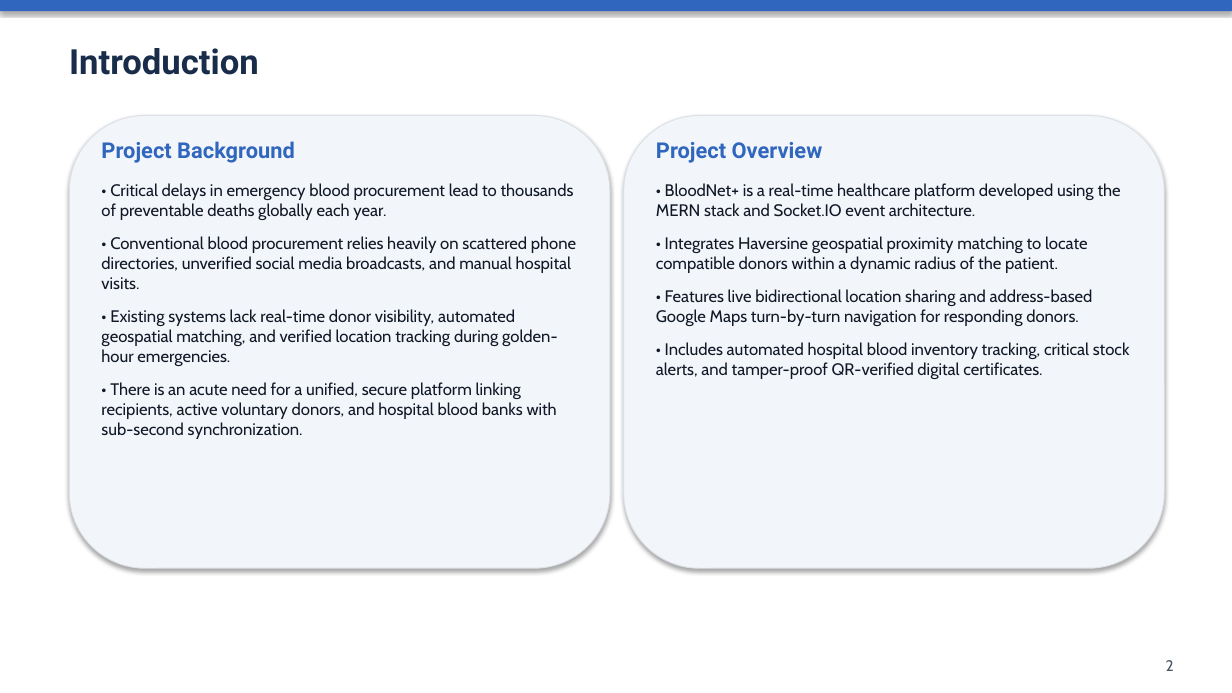
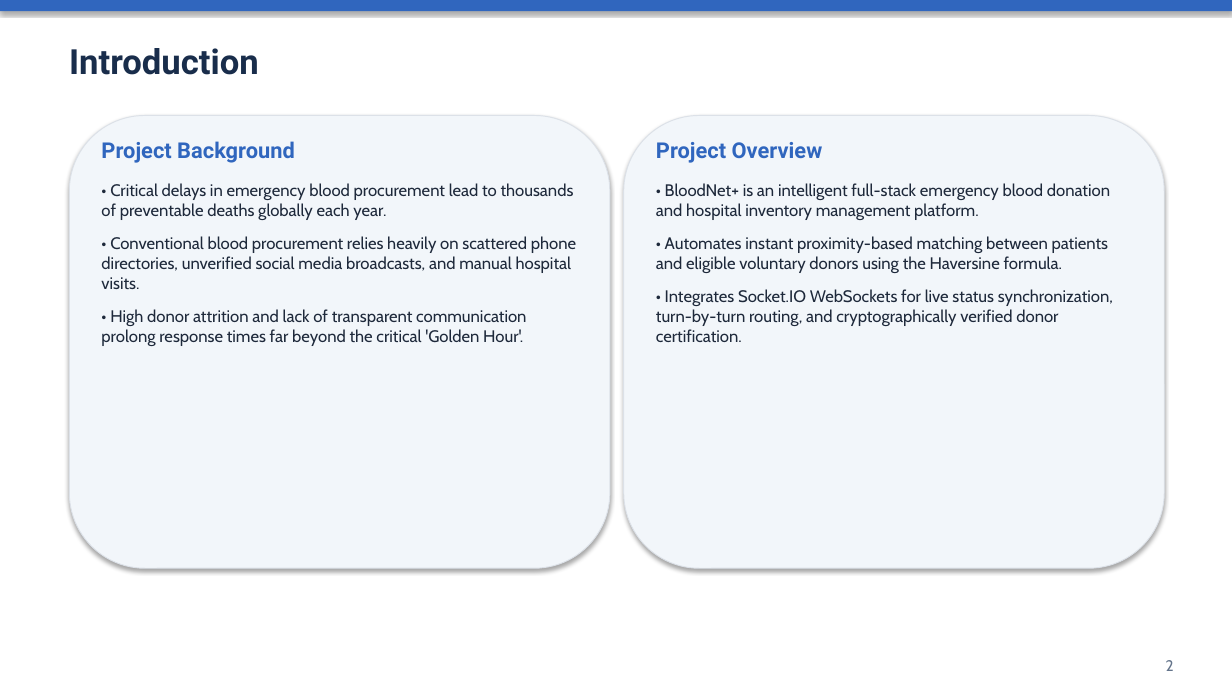
Before and after one commit to rohitmanu-design/BloodNet, a slide deck: slide 2 of BLOODNET_PROJECT_PRESENTATION.pptx. Drawn at 1232x693 pixels with LibreOffice and Linux fonts; fonts in the diff are those of the drawing. Boxes give left, top, right and bottom in pixels: in the first picture for what was removed or moved away, otherwise in the second. Text is boxed around its words. In the diff, an @@ line names an element or a change of style, - is before the commit and + after.

Commit message:
docs: adjust presentation to exactly 12 slides matching reference template and remove previous screenshots

```diff
--- a/BLOODNET_PROJECT_PRESENTATION.pptx
+++ b/BLOODNET_PROJECT_PRESENTATION.pptx
@@ text at [101,183,576,289]: text colour #111827 to #1E293B in "• Critical delays in emergency blood procurement ...", "• Conventional blood procurement relies heavily on ..." @@
@@ text at [656,183,1113,342]: text changed; text colour #111827 to #1E293B @@
-• BloodNet+ is a real-time healthcare platform developed using the MERN stack and Socket.IO event architecture.
-• Integrates Haversine geospatial proximity matching to locate compatible donors within a dynamic radius of the patient.
-• Features live bidirectional location sharing and address-based Google Maps turn-by-turn navigation for responding donors.
-• Includes automated hospital blood inventory tracking, critical stock alerts, and tamper-proof QR-verified digital certificates.
+• BloodNet+ is an intelligent full-stack emergency blood donation and hospital inventory management platform.
+• Automates instant proximity-based matching between patients and eligible voluntary donors using the Haversine formula.
+• Integrates Socket.IO WebSockets for live status synchronization, turn-by-turn routing, and cryptographically verified donor certification.
@@ text at [101,309,526,346]: text changed; text colour #111827 to #1E293B @@
-• Existing systems lack real-time donor visibility, automated geospatial matching, and verified location tracking during golden-hour emergencies.
-• There is an acute need for a unified, secure platform linking recipients, active voluntary donors, and hospital blood banks with sub-second synchronization.
+• High donor attrition and lack of transparent communication prolong response times far beyond the critical 'Golden Hour'.
@@ text "2" at [1166,660,1174,671]: text colour #4B5563 to #64748B @@
```
Also in this commit, not shown: 10 other slides changed, 1 slide added, 5 slides removed, 2 other files.
